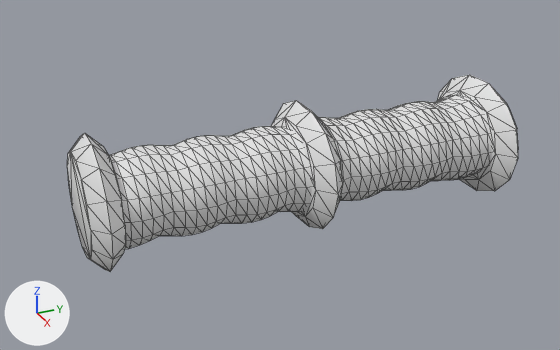
A saved change to the glTF model godot/assets/waffen/modelle/einhandgriff/t5_5.glb.
One viewpoint serves both versions: a 50 mm lens placed at (0.2233, -0.1068, 0.1093), pointed at (-0.0019, -0.0054, -0.0033). Lighting does not change. The marker at lower left points along +X, +Y and +Z. The older version comes first. Mesh edges are drawn as thin lines. Vertices at exactly the same position are counted once.

Before the edit, the objects in view are built like this:
```python
me_einhandgriff_t5_5 = bpy.data.meshes.new('einhandgriff_t5_5')
me_einhandgriff_t5_5.from_pydata(...)  # 728 vertices, 1440 faces; spans x -0.026..0.026, y -0.075..0.08, z -0.022..0.022
# faces by material slot: [1200, 240]
me_einhandgriff_t5_5.materials.append(mat_leder)  # white #e7e7e7
me_einhandgriff_t5_5.materials.append(mat_beschlag)  # white #e7e7e7
ob_einhandgriff_t5_5 = bpy.data.objects.new('einhandgriff_t5_5', me_einhandgriff_t5_5)
ob_einhandgriff_t5_5.location = (0.0, 0.0, 0.0)
```
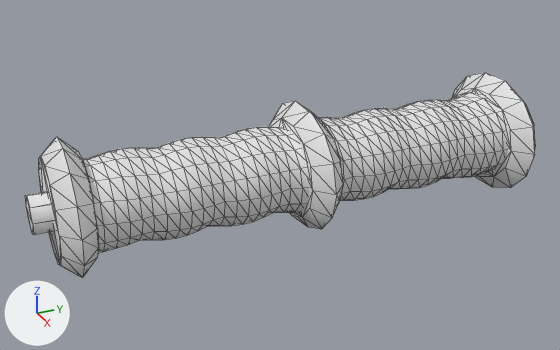
Boxes [x1, y1, x2, y2] around the edits, measured in the pictures (560 x 350 px; the box of a moved part takes in the faces that stretch with it):
```json
{"object": "einhandgriff_t5_5", "change": "reshaped", "before": [67, 75, 518, 272], "after": [25, 72, 535, 278], "on screen": "13% wider"}
{"part": 1, "of": "me_einhandgriff_t5_5", "change": "moved or reshaped", "before": [67, 133, 126, 272], "after": [39, 137, 99, 278]}
{"part": 2, "of": "me_einhandgriff_t5_5", "change": "moved or reshaped", "before": [437, 75, 518, 191], "after": [452, 72, 535, 188]}
{"part": 3, "of": "me_einhandgriff_t5_5", "change": "added", "after": [25, 192, 54, 235]}
{"part": 4, "of": "me_einhandgriff_t5_5", "change": "moved or reshaped", "before": [108, 94, 492, 249], "after": [83, 91, 507, 253]}
```

Scene script edits in JSON lines:
```json
{"block": "me_einhandgriff_t5_5", "where": "# used by ob_einhandgriff_t5_5; location = (0.0, 0.0, 0.0)"}
{"op": "remove", "block": "me_einhandgriff_t5_5", "code": "me_einhandgriff_t5_5.from_pydata(...)  # 728 vertices, 1440 faces; spans x -0.026..0.026, y -0.075..0.08, z -0.022..0.022"}
{"op": "add", "block": "me_einhandgriff_t5_5", "code": "me_einhandgriff_t5_5.from_pydata(...)  # 744 vertices, 1468 faces; spans x -0.026..0.026, y -0.09..0.095, z -0.022..0.022"}
{"block": "me_einhandgriff_t5_5", "change": "me_einhandgriff_t5_5 part 1: the loose piece of 42 vertices spanning x -0.022..0.022, y -0.075..-0.065, z -0.022..0.022 is scaled about the mesh origin by (0.975, 1.11, 1)"}
{"block": "me_einhandgriff_t5_5", "change": "me_einhandgriff_t5_5 part 2: the loose piece of 42 vertices spanning x -0.026..0.026, y 0.07..0.08, z -0.022..0.022 is moved by (0.0, 0.007, 0.0)"}
{"block": "me_einhandgriff_t5_5", "change": "me_einhandgriff_t5_5 part 3: a new loose piece, an 8-sided cylinder along y spanning x -0.008..0.008, y -0.09..0.095, z -0.007..0.007, in mat_beschlag (white #e7e7e7)"}
{"block": "me_einhandgriff_t5_5", "change": "me_einhandgriff_t5_5 part 4: 18 vertices moved within x -0.018..0.016, y -0.032..0.075, z -0.015..0.015; 539 vertices removed from x -0.023..0.023, y -0.07..0.075, z -0.017..0.022; 539 vertices added at x -0.023..0.023, y -0.078..0.082, z -0.017..0.022"}
```
